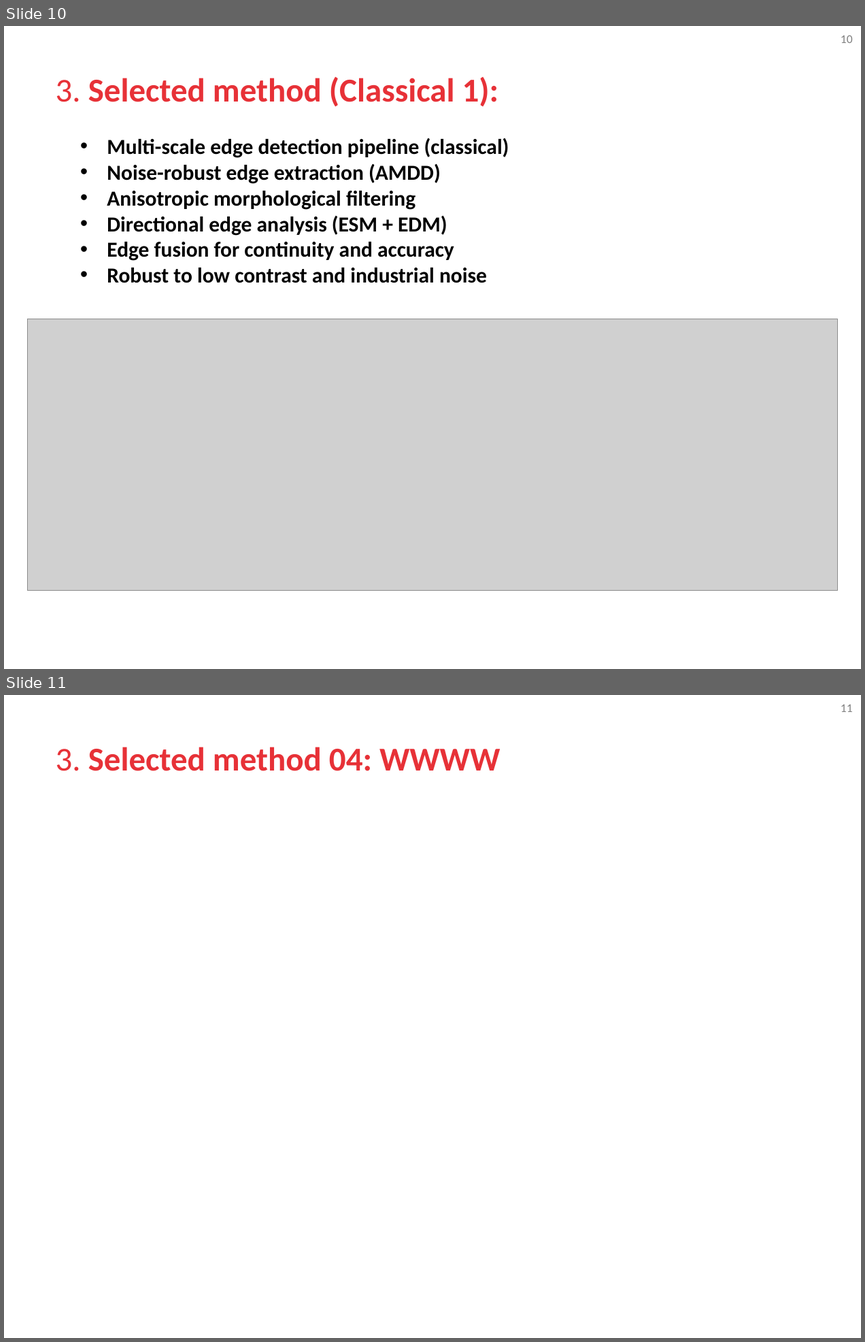
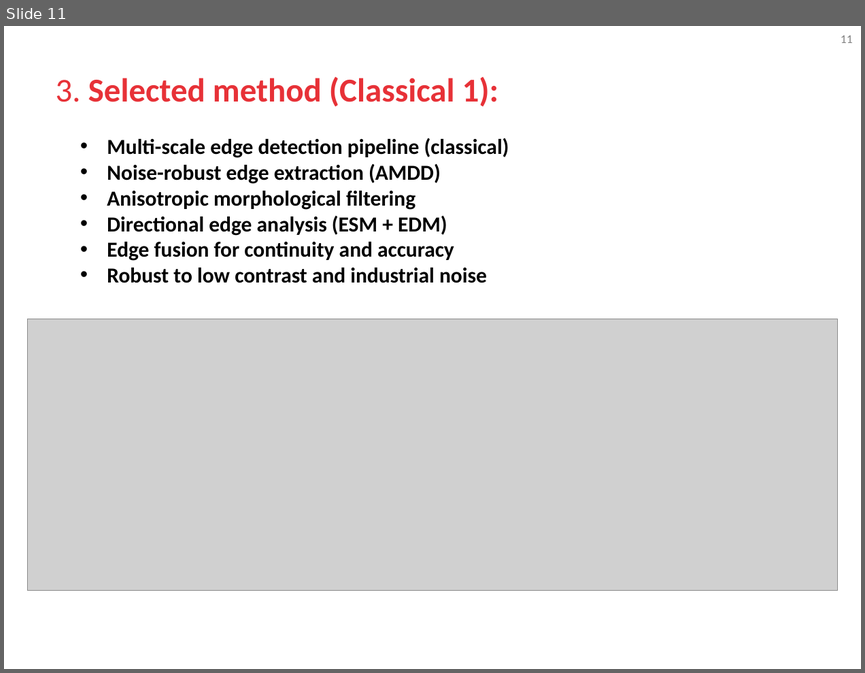
Before and after one commit to blooraayy/VA_RetoMichelin, a slide deck: docs/GIDIA_VA_Course_Project_Presentations.pptx. Shown one above the other, each under a label of ours: slides 10 and 11 before the commit, slide 11 after it. The pictures are 865x1342 and 865x673 pixels, drawn with LibreOffice and Linux fonts; fonts in the diff are those of the drawing; grey boxes stand for pictures; background and template pictures are left out. Boxes give left, top, right and bottom in pixels: in the first picture for what was removed or moved away, otherwise in the second. Text is boxed around its words. In the diff, an @@ line names an element or a change of style, - is before the commit and + after.

```diff
--- a/docs/GIDIA_VA_Course_Project_Presentations.pptx
+++ b/docs/GIDIA_VA_Course_Project_Presentations.pptx
@@ slide 11 removed at (4,695,861,1338), background #FFFFFF; not listed: 1 template element that a slide beside it also shows @@
@@ title removed at (56,747,500,771) @@
-3. Selected method 04: WWWW
@@ what was slide 10 is now slide 11 @@
@@ page number at (840,36,853,43): text changed @@
-10
+11
```
Also in this commit, not shown: 1 slide changed, 5 slides added, 22 other files.
